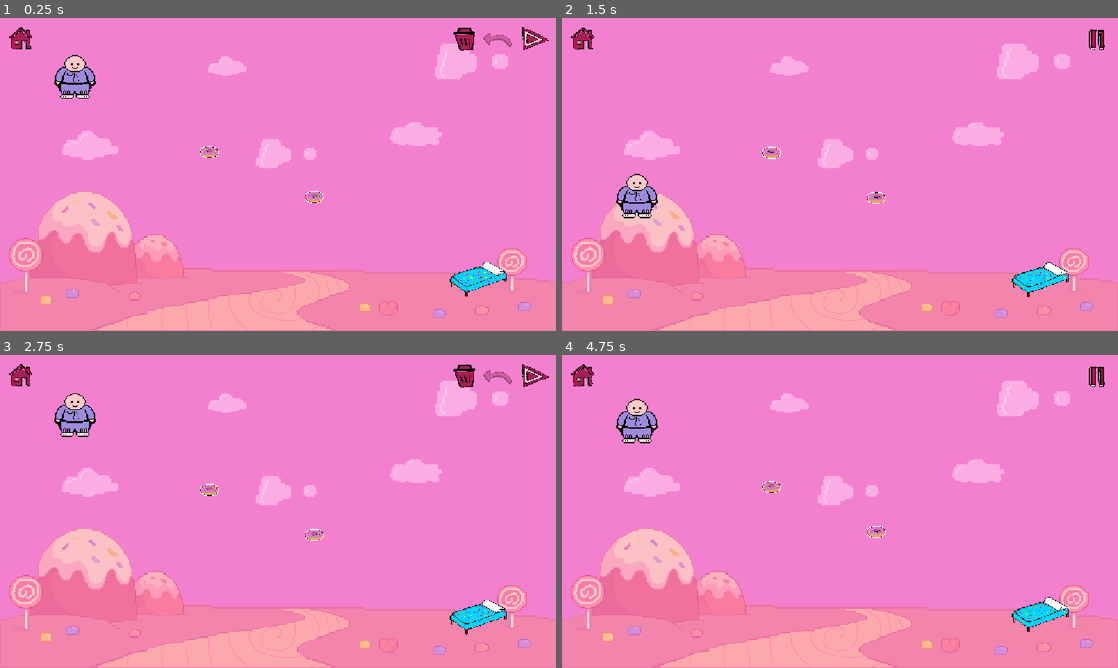
Above: before the commit, frames 1-4 (two rows, left to right).
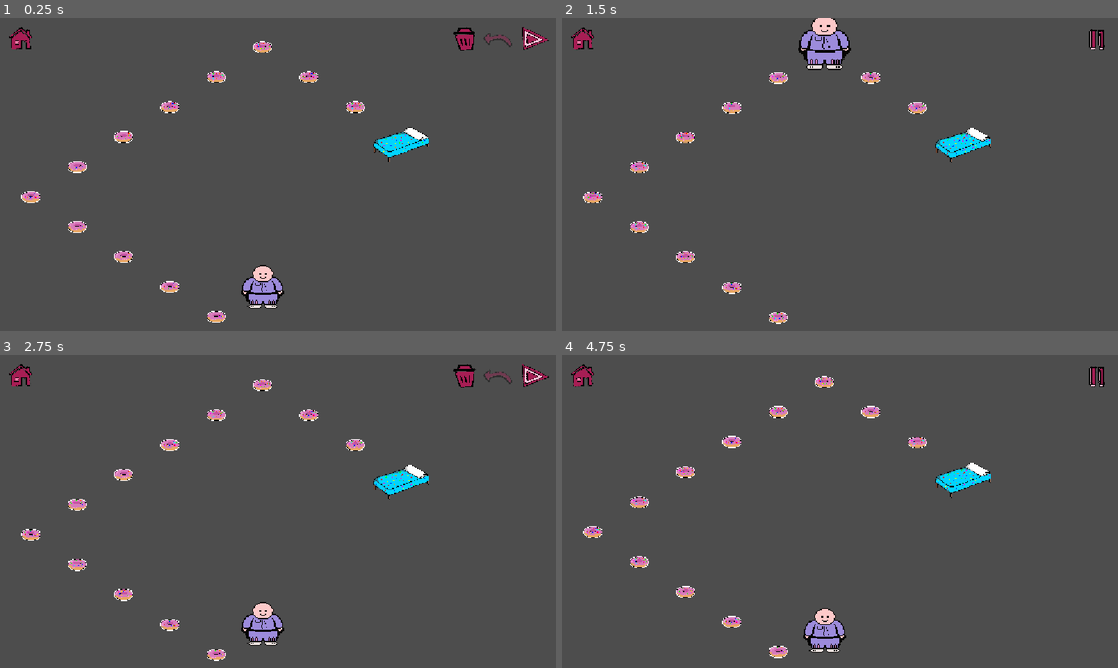
Above: after the commit, the same moments.

Repository: ivaivaiva1/desenhar_fofo
Game: Godot game, scene res://Scenes/level_manager.tscn
Same seed, same stepped clock (60 frames per second), same inputs: the game is played once before the commit and once after it.
Inputs (mouse positions are in pixels of both pictures, inside the frame that each line leads up to):
- Up to frame 1 (0.25 s): no input
- Up to frame 2 (1.5 s): click (840, 174) at 0.67 s; tap Space (ui_accept) at 0.77 s; move the mouse to (728, 190) at 1.27 s; click (728, 190) at 1.42 s
- Up to frame 3 (2.75 s): tap Space (ui_accept) at 1.52 s; move the mouse to (333, 442) at 2.02 s; click (333, 442) at 2.17 s
- Up to frame 4 (4.75 s): move the mouse to (812, 574) at 2.77 s; click (812, 574) at 2.92 s; tap Space (ui_accept) at 3.02, 3.77, 4.52 s; move the mouse to (1006, 558) at 3.52 s; click (1006, 558) at 3.67 s; move the mouse to (673, 464) at 4.27 s; click (673, 464) at 4.42 s

The runs differ from the first frame. In frame 1, 99% of the frame differs, in the area x 0-100%, y 0-100%; in frame 2, 100%; in frame 3, 99%; in frame 4, 100%.

Commit message:
feat: warp_levels

Diff:
--- /dev/null
+++ b/Levels/Candy/level20_candy.tscn
@@ -0,0 +1,58 @@
+[gd_scene format=3 uid="uid://b63k2lf6mio2o"]
+
+[ext_resource type="Script" uid="uid://bwk6yq56faubf" path="res://Scripts/GameCore/level.gd" id="1_h5exn"]
+[ext_resource type="PackedScene" uid="uid://hv0uyenq7lw7" path="res://Scenes/player_spawner.tscn" id="2_be5qn"]
+[ext_resource type="Script" uid="uid://db02f8x44ql7e" path="res://Scripts/GameCore/collectables_controller.gd" id="3_1c3ch"]
+[ext_resource type="PackedScene" uid="uid://m64lbytajtml" path="res://Scenes/Entities/cama.tscn" id="4_0hidc"]
+[ext_resource type="PackedScene" uid="uid://cumvxyqe4xg4r" path="res://Scenes/food.tscn" id="5_cuh6d"]
+
+[node name="level" type="Node2D" unique_id=1864007018]
+script = ExtResource("1_h5exn")
+is_warp = true
+
+[node name="player_spawner" parent="." unique_id=1071021330 instance=ExtResource("2_be5qn")]
+unique_name_in_owner = true
+position = Vector2(544, 558)
+
+[node name="collectables_controller" type="Node2D" parent="." unique_id=710388454]
+unique_name_in_owner = true
+script = ExtResource("3_1c3ch")
+
+[node name="cama" parent="collectables_controller" unique_id=1009130463 instance=ExtResource("4_0hidc")]
+position = Vector2(832, 248)
+
+[node name="collectable" parent="collectables_controller" unique_id=186391876 instance=ExtResource("5_cuh6d")]
+position = Vector2(544.00006, 62.000008)
+
+[node name="collectable2" parent="collectables_controller" unique_id=922472791 instance=ExtResource("5_cuh6d")]
+position = Vector2(448.00006, 124)
+
+[node name="collectable3" parent="collectables_controller" unique_id=2141242038 instance=ExtResource("5_cuh6d")]
+position = Vector2(352.00003, 186)
+
+[node name="collectable4" parent="collectables_controller" unique_id=1486148329 instance=ExtResource("5_cuh6d")]
+position = Vector2(256.00003, 248.00002)
+
+[node name="collectable5" parent="collectables_controller" unique_id=1985933137 instance=ExtResource("5_cuh6d")]
+position = Vector2(160, 310)
+
+[node name="collectable6" parent="collectables_controller" unique_id=701145794 instance=ExtResource("5_cuh6d")]
+position = Vector2(64.000015, 372)
+
+[node name="collectable7" parent="collectables_controller" unique_id=144788166 instance=ExtResource("5_cuh6d")]
+position = Vector2(160, 434.00003)
+
+[node name="collectable8" parent="collectables_controller" unique_id=393037434 instance=ExtResource("5_cuh6d")]
+position = Vector2(256, 496.00003)
+
+[node name="collectable9" parent="collectables_controller" unique_id=1507034835 instance=ExtResource("5_cuh6d")]
+position = Vector2(352, 558)
+
+[node name="collectable10" parent="collectables_controller" unique_id=335538968 instance=ExtResource("5_cuh6d")]
+position = Vector2(448.00003, 620)
+
+[node name="collectable11" parent="collectables_controller" unique_id=63191800 instance=ExtResource("5_cuh6d")]
+position = Vector2(640, 124)
+
+[node name="collectable12" parent="collectables_controller" unique_id=1013692409 instance=ExtResource("5_cuh6d")]
+position = Vector2(736.00006, 186)
--- /dev/null
+++ b/Levels/Candy/level21_candy.tscn
@@ -0,0 +1,64 @@
+[gd_scene format=3 uid="uid://bc3gkfgtk5pt7"]
+
+[ext_resource type="Script" uid="uid://bwk6yq56faubf" path="res://Scripts/GameCore/level.gd" id="1_gttk8"]
+[ext_resource type="PackedScene" uid="uid://hv0uyenq7lw7" path="res://Scenes/player_spawner.tscn" id="2_tmykq"]
+[ext_resource type="Script" uid="uid://db02f8x44ql7e" path="res://Scripts/GameCore/collectables_controller.gd" id="3_wlct2"]
+[ext_resource type="PackedScene" uid="uid://m64lbytajtml" path="res://Scenes/Entities/cama.tscn" id="4_4ucem"]
+[ext_resource type="PackedScene" uid="uid://cumvxyqe4xg4r" path="res://Scenes/food.tscn" id="5_8oisq"]
+
+[node name="level" type="Node2D" unique_id=1864007018]
+script = ExtResource("1_gttk8")
+is_warp = true
+
+[node name="player_spawner" parent="." unique_id=1071021330 instance=ExtResource("2_tmykq")]
+unique_name_in_owner = true
+position = Vector2(1056, 310)
+
+[node name="collectables_controller" type="Node2D" parent="." unique_id=710388454]
+unique_name_in_owner = true
+script = ExtResource("3_wlct2")
+
+[node name="cama" parent="collectables_controller" unique_id=1009130463 instance=ExtResource("4_4ucem")]
+position = Vector2(96, 310)
+
+[node name="collectable3" parent="collectables_controller" unique_id=261218531 instance=ExtResource("5_8oisq")]
+position = Vector2(1056.0001, 589)
+
+[node name="collectable4" parent="collectables_controller" unique_id=1707951972 instance=ExtResource("5_8oisq")]
+position = Vector2(736, 589)
+
+[node name="collectable9" parent="collectables_controller" unique_id=1785822245 instance=ExtResource("5_8oisq")]
+position = Vector2(896.00006, 589)
+
+[node name="collectable5" parent="collectables_controller" unique_id=367097980 instance=ExtResource("5_8oisq")]
+position = Vector2(416.00003, 589)
+
+[node name="collectable8" parent="collectables_controller" unique_id=534020087 instance=ExtResource("5_8oisq")]
+position = Vector2(576, 589)
+
+[node name="collectable6" parent="collectables_controller" unique_id=292524605 instance=ExtResource("5_8oisq")]
+position = Vector2(96, 589)
+
+[node name="collectable7" parent="collectables_controller" unique_id=1403832776 instance=ExtResource("5_8oisq")]
+position = Vector2(256, 589)
+
+[node name="collectable10" parent="collectables_controller" unique_id=186391876 instance=ExtResource("5_8oisq")]
+position = Vector2(1056.0001, 62)
+
+[node name="collectable11" parent="collectables_controller" unique_id=721135139 instance=ExtResource("5_8oisq")]
+position = Vector2(736, 62)
+
+[node name="collectable12" parent="collectables_controller" unique_id=1751293331 instance=ExtResource("5_8oisq")]
+position = Vector2(896.00006, 62)
+
+[node name="collectable13" parent="collectables_controller" unique_id=166140571 instance=ExtResource("5_8oisq")]
+position = Vector2(416.00003, 62)
+
+[node name="collectable14" parent="collectables_controller" unique_id=1360923362 instance=ExtResource("5_8oisq")]
+position = Vector2(576, 62)
+
+[node name="collectable15" parent="collectables_controller" unique_id=838636126 instance=ExtResource("5_8oisq")]
+position = Vector2(96, 62)
+
+[node name="collectable16" parent="collectables_controller" unique_id=1612670116 instance=ExtResource("5_8oisq")]
+position = Vector2(256, 62)
--- a/Levels/Space/level01_space.tscn
+++ b/Levels/Space/level01_space.tscn
@@ -8,6 +8,7 @@
 
 [node name="level" type="Node2D" unique_id=1864007018]
 script = ExtResource("1_ffhb2")
+is_warp = true
 
 [node name="player_spawner" parent="." unique_id=1071021330 instance=ExtResource("1_vl2sw")]
 unique_name_in_owner = true
--- a/Scenes/Entities/player.tscn
+++ b/Scenes/Entities/player.tscn
@@ -12,7 +12,7 @@
 radius = 34.234486
 
 [node name="Player" type="RigidBody2D" unique_id=1431038016]
-mass = 200.0
+mass = 5000.0
 physics_material_override = SubResource("PhysicsMaterial_ryrav")
 script = ExtResource("1_nqm6o")
 
--- a/Scenes/Enviorements/candy_enviorement.tscn
+++ b/Scenes/Enviorements/candy_enviorement.tscn
@@ -12,6 +12,7 @@
 [ext_resource type="Texture2D" uid="uid://bmwiuk5lpanhd" path="res://Sprites/Candy/Enviorement/candy world v2.png" id="10_0ow7h"]
 
 [node name="CandyEnviorement" type="Node2D" unique_id=1520312425]
+visible = false
 
 [node name="-" type="Node2D" parent="." unique_id=46547202]
 
--- a/Scenes/level_manager.tscn
+++ b/Scenes/level_manager.tscn
@@ -15,7 +15,7 @@
 unique_name_in_owner = true
 script = ExtResource("2_ghtn7")
 current_world = 1
-level = 1
+level = 20
 
 [node name="line_controller" parent="." unique_id=679656892 instance=ExtResource("3_pakjl")]
 unique_name_in_owner = true
--- a/Scripts/Behaviours/clown_behaviour.gd
+++ b/Scripts/Behaviours/clown_behaviour.gd
@@ -17,7 +17,6 @@
 		else:
 			if start_hiding: return
 			hide_clown()
-
 
 var hide_tween: Tween
 func hide_clown():
--- a/Scripts/GameCore/Objects/player.gd
+++ b/Scripts/GameCore/Objects/player.gd
@@ -2,6 +2,7 @@
 class_name Player
 
 var level_manager: LevelManager
+var current_level: Level
 
 @export var entity_type: SkinPicker.ENTITY_TYPE
 @onready var sprite: Sprite2D = %Sprite
@@ -21,8 +22,15 @@
 
 func _process(_delta: float) -> void:
 	if level_manager == null: return
-	if global_position.y > 750:
-		level_manager.start_drawning()
+	if !current_level.is_warp:
+		if global_position.y > 750:
+			level_manager.start_drawning()
+	else:
+		if global_position.y > 700:
+			global_position.y = -39
+		if global_position.y < -40:
+			global_position.y = 699
+
 
 
 func player_jump(force_x: float, force_y: float) -> void:
--- a/Scripts/GameCore/level.gd
+++ b/Scripts/GameCore/level.gd
@@ -1,5 +1,7 @@
 extends Node2D
 class_name Level
+
+@export var is_warp: bool = false
 
 func start(level_manager: LevelManager):
 	level_manager.player_pos = %player_spawner
--- a/Scripts/GameCore/level_manager.gd
+++ b/Scripts/GameCore/level_manager.gd
@@ -74,6 +74,7 @@
 	get_tree().current_scene.add_child(bob_instance)
 	bob_instance.global_position = player_pos.global_position
 	rolling_bob = bob_instance as Player
+	rolling_bob.current_level = load_level.level_instance
 	rolling_bob.level_manager = self as LevelManager
 
 
